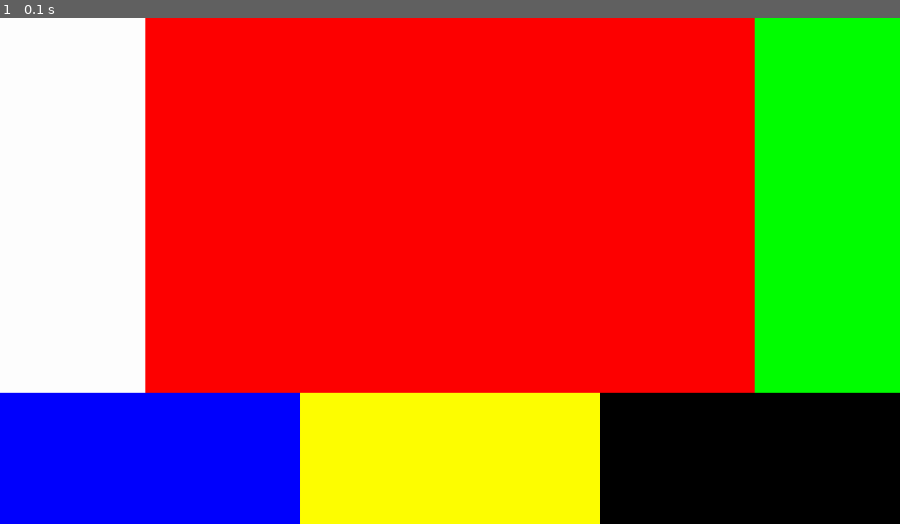
Above: before the commit, frame 1.
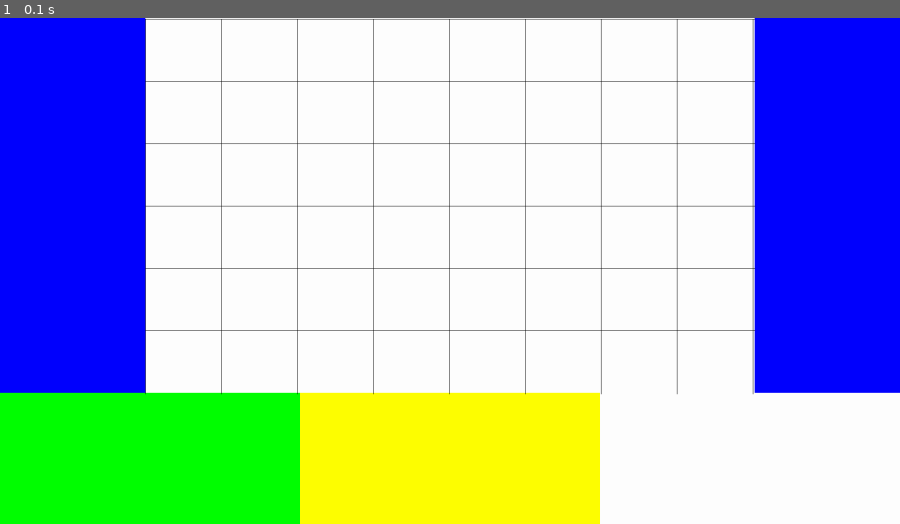
Above: after the commit, the same moment.

Repository: L-Engelhardt-Lette/SoloFightTactics
Game: pygame game, started from LudwigsTestWelt/Layout.py
The game is run twice, just before and just after one commit, with the same random seed, the same clock (stepped at 60 frames per second) and the same inputs.
Inputs:
- Up to frame 1 (0.1 s): no input

The runs differ from the first frame. In frame 1, 91% of the frame differs, in the area x 0-100%, y 0-100%.

Commit message:
new grid
undefined

Diff:
--- a/LudwigsTestWelt/Layout.py
+++ b/LudwigsTestWelt/Layout.py
@@ -12,7 +12,7 @@
 GRID_WIDTH = SCREEN_WIDTH - 620  # Reduced width to accommodate two shops
 GRID_HEIGHT = SCREEN_HEIGHT - 280
 GRID_SIZE = (5, 8)  # 5 rows by 8 columns for both players combined
-TILE_SIZE = (GRID_WIDTH // GRID_SIZE[1], GRID_HEIGHT // (GRID_SIZE[0] + 2))  # additional 2 rows for shop and info
+TILE_SIZE = (GRID_WIDTH // GRID_SIZE[1], GRID_HEIGHT // (GRID_SIZE[0] + 1))  # additional 2 rows for shop and info
 
 # Constants for the shop tiles
 SHOP_TILE_WIDTH = 310  # Width of each shop tile
@@ -42,6 +42,7 @@
 GREEN = (0, 255, 0)
 BLUE = (0, 0, 255)
 YELLOW = (255, 255, 0)
+BLACK = (0, 0, 0)
 
 # Create and draw rectangles with different colors
 rectangles = [
@@ -54,7 +55,7 @@
 ]
 
 # Fill each rectangle with a different color
-colors = [WHITE, RED, GREEN, BLUE, YELLOW]
+colors = [BLUE, WHITE, BLUE, GREEN, YELLOW]
 
 # Main game loop
 running = True
@@ -64,11 +65,20 @@
             running = False
 
     # Clear the screen
-    screen.fill((0, 0, 0))  # Fill with black
+    screen.fill(WHITE)  # Fill with white
 
     # Draw rectangles with different colors
     for rect, color in zip(rectangles, colors):
         pygame.draw.rect(screen, color, rect)
+
+    # Draw the grid on the game grid (red part)
+    for row in range(GRID_SIZE[0] + 1):
+        y = row * TILE_SIZE[1] + SHOP_TILE_HEIGHT % TILE_SIZE[1]
+        pygame.draw.line(screen, BLACK, (SHOP_TILE_WIDTH, y), (SHOP_TILE_WIDTH + GRID_WIDTH, y))
+
+    for col in range(GRID_SIZE[1] + 1):
+        x = SHOP_TILE_WIDTH + col * TILE_SIZE[0]
+        pygame.draw.line(screen, BLACK, (x, SHOP_TILE_HEIGHT % TILE_SIZE[1]), (x, SHOP_TILE_HEIGHT % TILE_SIZE[1] + GRID_HEIGHT))
 
     # Update the display
     pygame.display.flip()
--- a/LudwigsTestWelt/ui.py
+++ b/LudwigsTestWelt/ui.py
@@ -1,8 +1,7 @@
 import pygame
 import sys
 
-#test
-#test
+
 # Initialize Pygame
 pygame.init()
 
